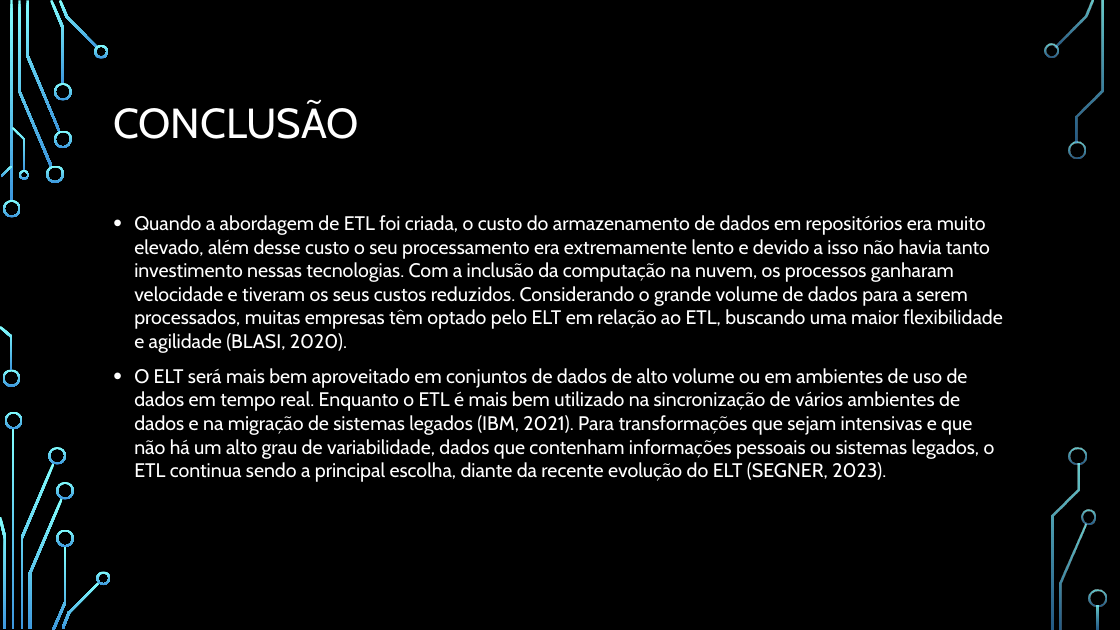
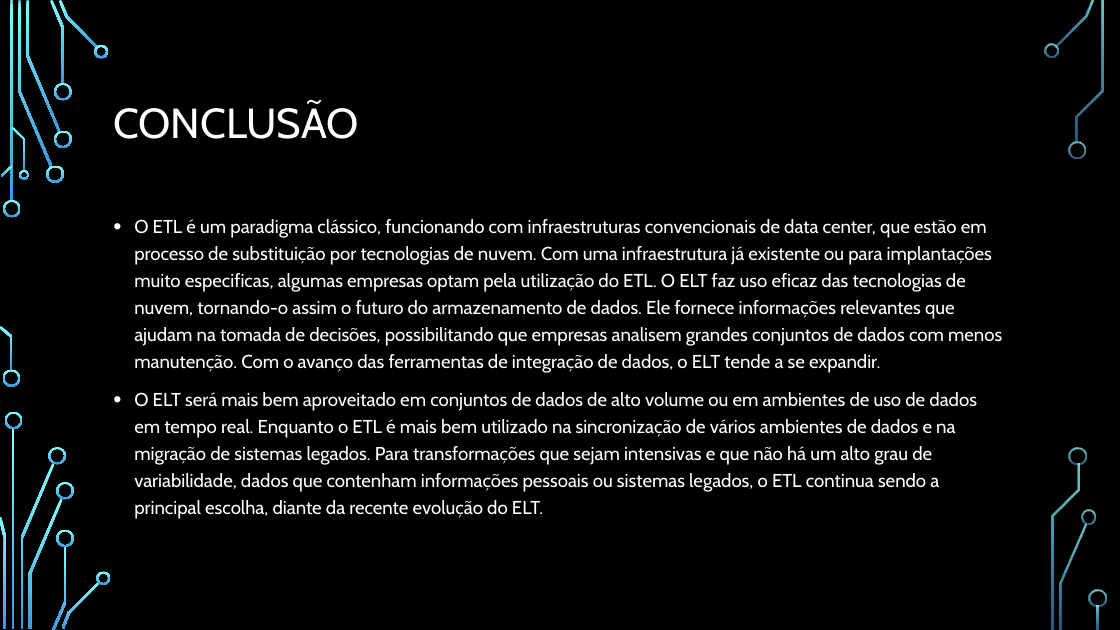
Before and after one commit to adsonb87/tcc, a slide deck: slide 20 of TCC/Resumo/Apresentação.pptx (slide 21 before the commit). Drawn at 1120x630 pixels with LibreOffice and Linux fonts; fonts in the diff are those of the drawing; background and template pictures are left out. Boxes give left, top, right and bottom in pixels: in the first picture for what was removed or moved away, otherwise in the second. Text is boxed around its words. In the diff, an @@ line names an element or a change of style, - is before the commit and + after.

```diff
--- a/TCC/Resumo/Apresentação.pptx
+++ b/TCC/Resumo/Apresentação.pptx
@@ text at (134, 219, 1002, 519): text changed; size 16.8 to 16 pt @@
-• Quando a abordagem de ETL foi criada, o custo do armazenamento de dados em repositórios era muito elevado, além desse custo o seu processamento era extremamente lento e devido a isso não havia tanto investimento nessas tecnologias. Com a inclusão da computação na nuvem, os processos ganharam velocidade e tiveram os seus custos reduzidos. Considerando o grande volume de dados para a serem processados, muitas empresas têm optado pelo ELT em relação ao ETL, buscando uma maior flexibilidade e agilidade (BLASI, 2020).
-• O ELT será mais bem aproveitado em conjuntos de dados de alto volume ou em ambientes de uso de dados em tempo real. Enquanto o ETL é mais bem utilizado na sincronização de vários ambientes de dados e na migração de sistemas legados (IBM, 2021). Para transformações que sejam intensivas e que não há um alto grau de variabilidade, dados que contenham informações pessoais ou sistemas legados, o ETL continua sendo a principal escolha, diante da recente evolução do ELT (SEGNER, 2023).
+• O ETL é um paradigma clássico, funcionando com infraestruturas convencionais de data center, que estão em processo de substituição por tecnologias de nuvem. Com uma infraestrutura já existente ou para implantações muito especificas, algumas empresas optam pela utilização do ETL. O ELT faz uso eficaz das tecnologias de nuvem, tornando-o assim o futuro do armazenamento de dados. Ele fornece informações relevantes que ajudam na tomada de decisões, possibilitando que empresas analisem grandes conjuntos de dados com menos manutenção. Com o avanço das ferramentas de integração de dados, o ELT tende a se expandir.
+• O ELT será mais bem aproveitado em conjuntos de dados de alto volume ou em ambientes de uso de dados em tempo real. Enquanto o ETL é mais bem utilizado na sincronização de vários ambientes de dados e na migração de sistemas legados. Para transformações que sejam intensivas e que não há um alto grau de variabilidade, dados que contenham informações pessoais ou sistemas legados, o ETL continua sendo a principal escolha, diante da recente evolução do ELT.
```
Also in this commit, not shown: 19 other slides changed, 2 slides removed, 5 other files.
